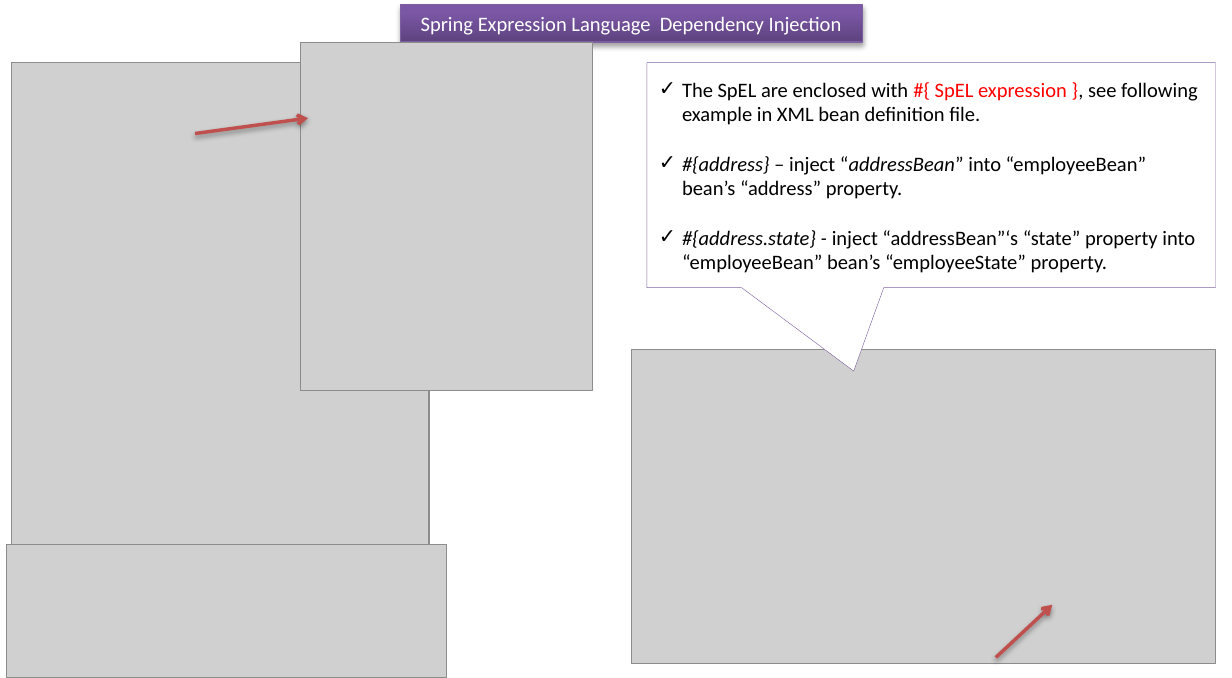
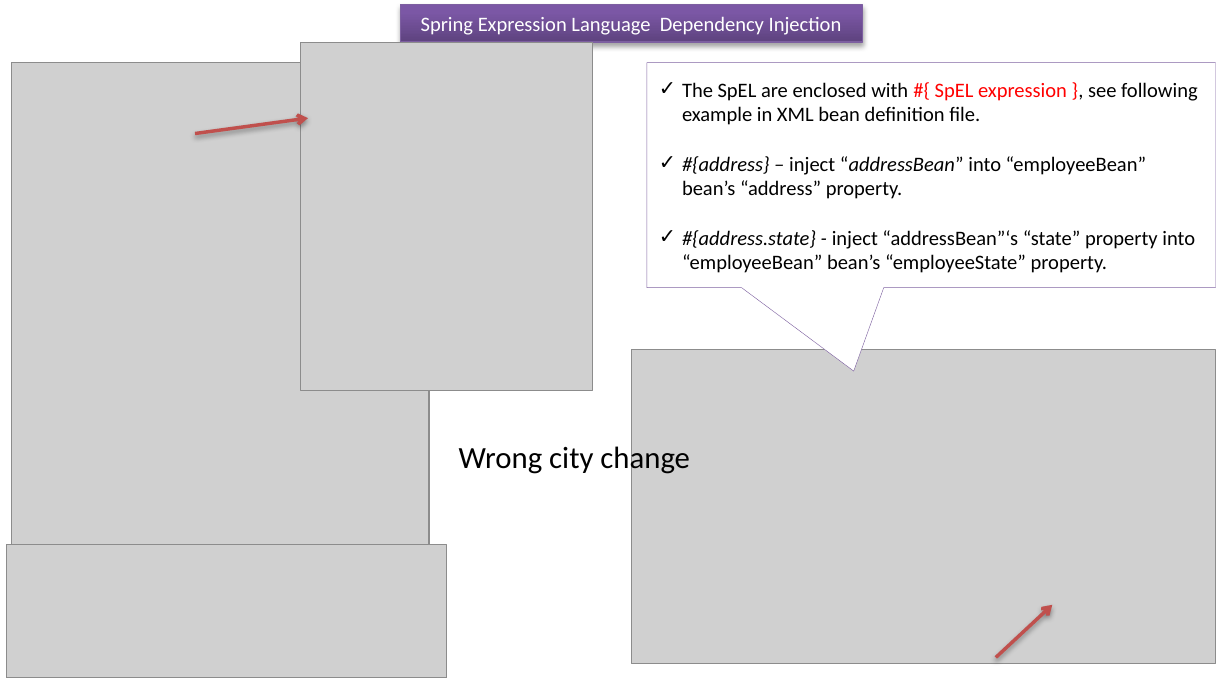
Before and after one commit to ramram43210/javaee, a slide deck: slide 2 of Later/Spring/8_Spring_EL/1/Spring Expression Language_DI.pptx. Drawn at 1232x678 pixels with LibreOffice and Linux fonts; fonts in the diff are those of the drawing; grey boxes stand for pictures. Boxes give left, top, right and bottom in pixels: in the first picture for what was removed or moved away, otherwise in the second. Text is boxed around its words. In the diff, an @@ line names an element or a change of style, - is before the commit and + after.

Commit message:
apr20

```diff
--- a/Later/Spring/8_Spring_EL/1/Spring Expression Language_DI.pptx
+++ b/Later/Spring/8_Spring_EL/1/Spring Expression Language_DI.pptx
@@ text added at (459,442,690,476), 18 pt, text #000000 @@
+Wrong city change
```
